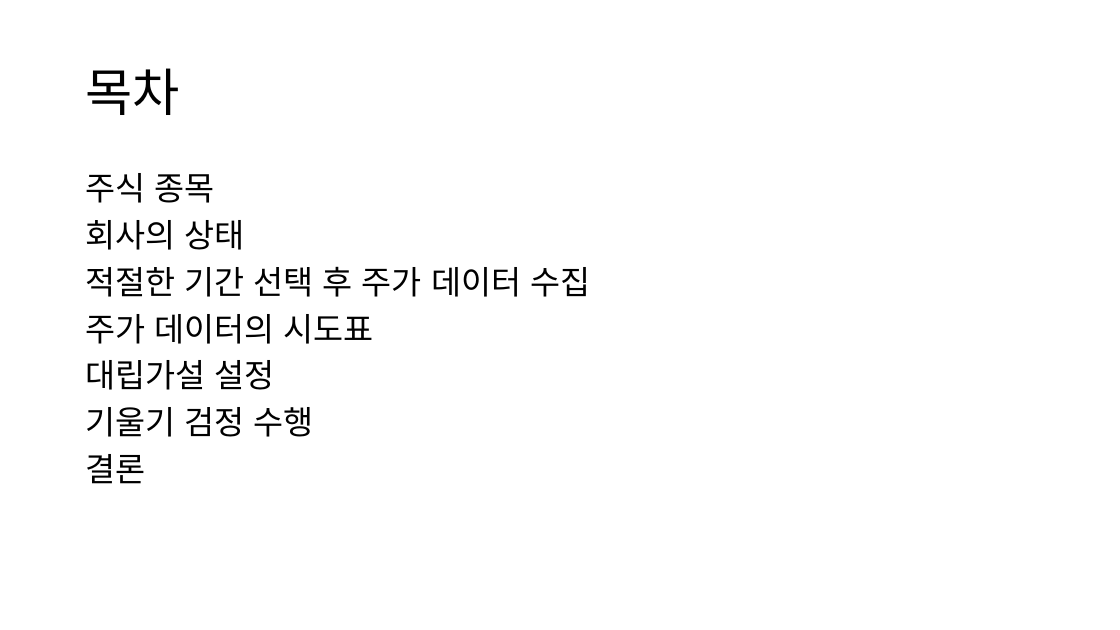
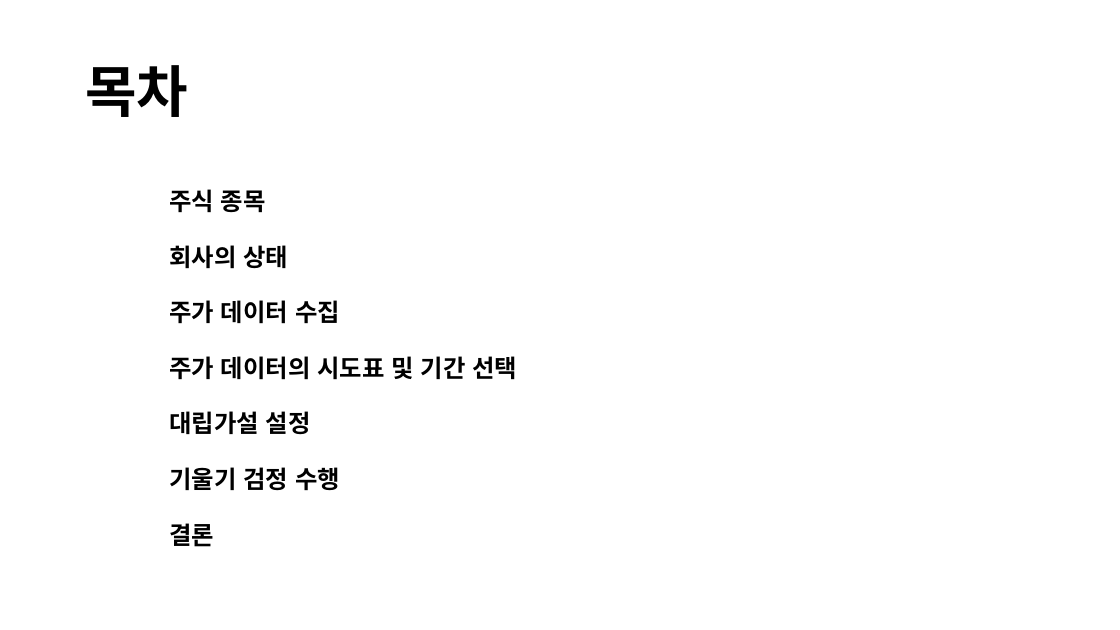
Before and after one commit to DaeguDude/bigdata, a slide deck: slide 2 of bigdata/파이널프로젝트ppt.pptx. Drawn at 1120x630 pixels with LibreOffice and Linux fonts; fonts in the diff are those of the drawing. Boxes give left, top, right and bottom in pixels: in the first picture for what was removed or moved away, otherwise in the second. Text is boxed around its words. In the diff, an @@ line names an element or a change of style, - is before the commit and + after.

```diff
--- a/bigdata/파이널프로젝트ppt.pptx
+++ b/bigdata/파이널프로젝트ppt.pptx
@@ title "목차" at box(85, 65, 188, 117): size 44 to 48 pt, bold on @@
@@ text at box(169, 189, 340, 547): size 28 to 20.9 pt, bold on in "주식 종목", "회사의 상태", "대립가설 설정", "기울기 검정 수행" and 1 more places; line spacing 0.9 to 1.5 @@
@@ text at box(169, 300, 517, 380): text changed; size 28 to 20.9 pt; bold on @@
-적절한 기간 선택 후 주가 데이터 수집
-주가 데이터의 시도표
+주가 데이터 수집
+주가 데이터의 시도표 및 기간 선택
```
Also in this commit, not shown: 8 other slides changed, 3 slides added, 9 other files.
